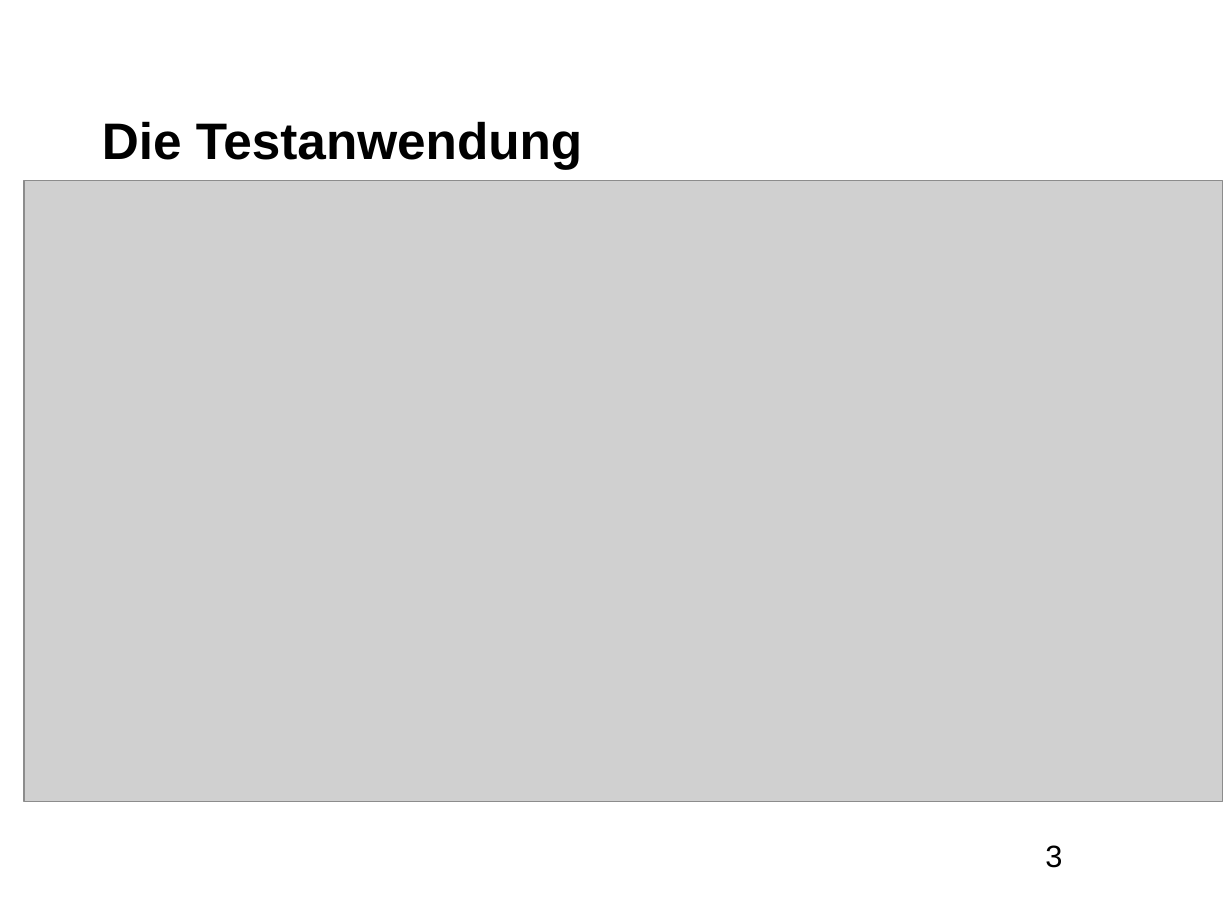
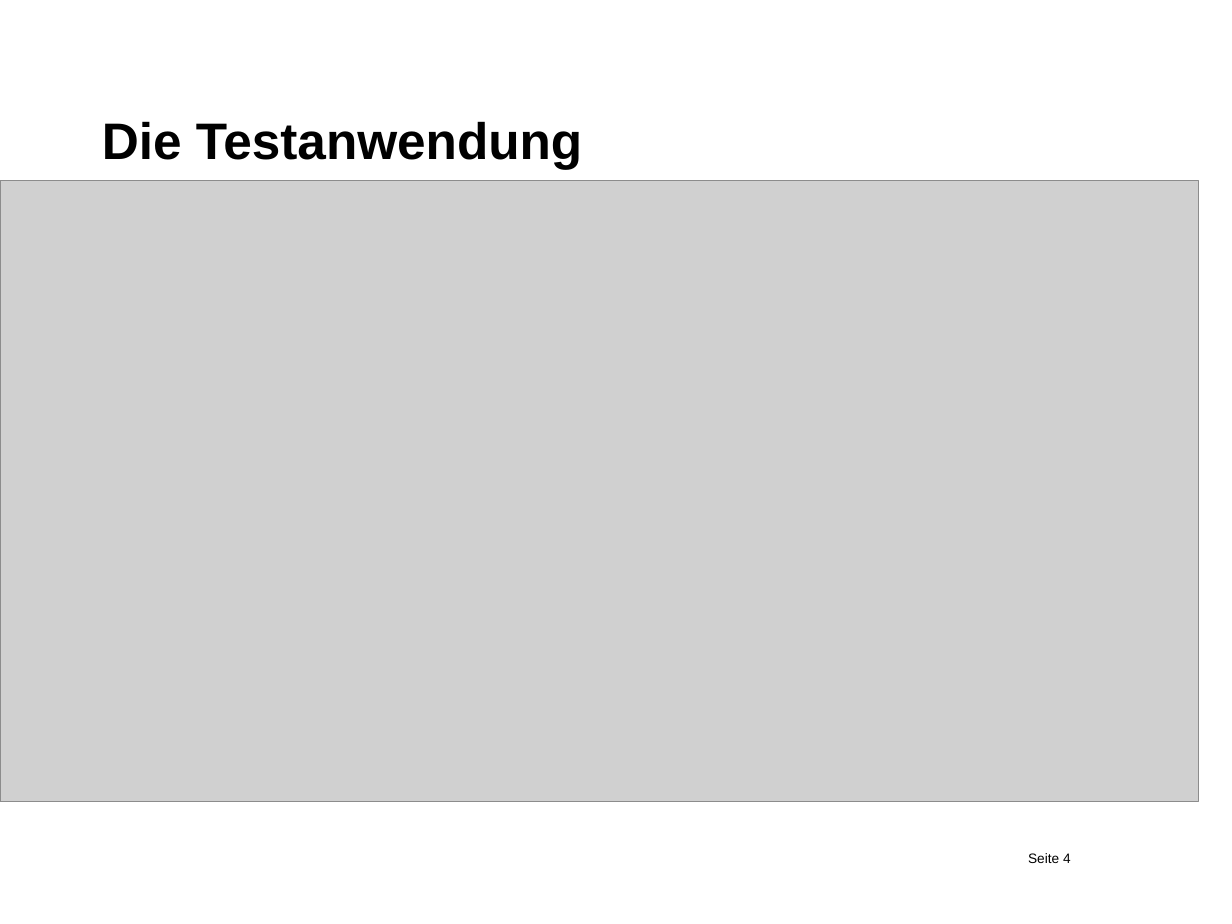
Before and after one commit to MseSfs/SfsProject, a slide deck: slide 4 of Dokumentation/ASP.NET- Role Based Security_S.Winkler_T.Luger.ppt (slide 3 before the commit). Drawn at 1232x924 pixels with LibreOffice and Linux fonts; fonts in the diff are those of the drawing; grey boxes stand for pictures; background and template pictures are left out. Boxes give left, top, right and bottom in pixels: in the first picture for what was removed or moved away, otherwise in the second. Text is boxed around its words. In the diff, an @@ line names an element or a change of style, - is before the commit and + after.

```diff
--- a/Dokumentation/ASP.NET- Role Based Security_S.Winkler_T.Luger.ppt
+++ b/Dokumentation/ASP.NET- Role Based Security_S.Winkler_T.Luger.ppt
@@ picture: place and size @@
-picture at box(25, 181, 1223, 802)
+picture at box(0, 181, 1199, 802)
@@ page number added at box(1028, 853, 1071, 863), 8 pt, text #000000 @@
+Seite 4
@@ text removed at box(1045, 845, 1062, 868) @@
-3
```
Also in this commit, not shown: 1 slide added.
